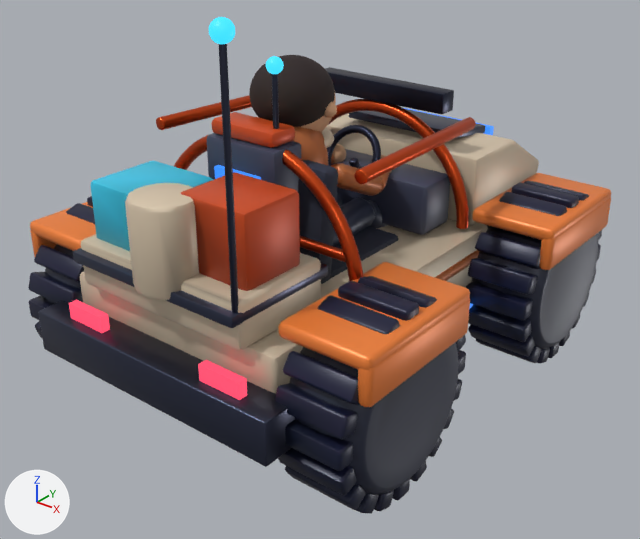
One commit to the glTF model public/game/rover.glb: the scene before it, then after it.
One viewpoint serves both versions: a 50 mm camera at (3.47, -4.49, 3.35) aimed at (0.09, -0.26, 0.73). The lights are fixed; the arrows at lower left show +X, +Y and +Z. The picture after the commit comes second. Where no turn or scale is listed for an object, it has been applied to the vertices. Vertices at exactly the same position are counted once.

Objects in the first picture: 'Rover_glow_cyan', 'Rover_glow_red', 'Rover_lit', 'Rover_metal', 'Rover_paint', 'wheel_FR', 'wheel_RL', 'wheel_RR' and 1 more.
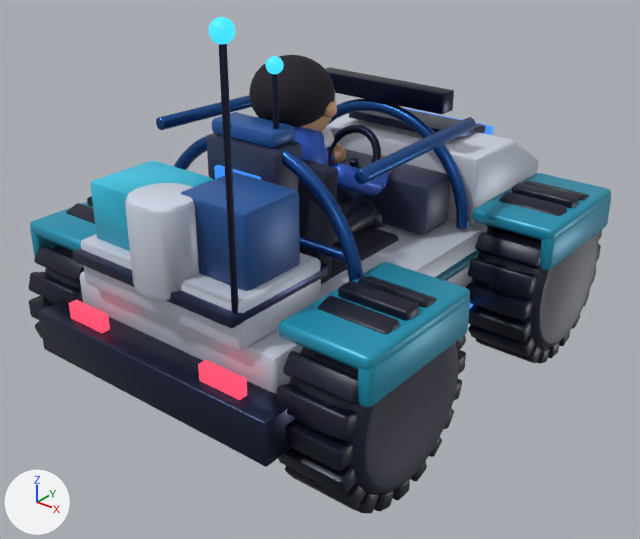
What differs and where, as boxes [x1, y1, x2, y2] in the pictures (640 x 539 px):
part 1 of me_rover_metal_mesh, recoloured: [63, 74, 485, 426] in both
part 2 of me_rover_paint_mesh, recoloured: [30, 112, 611, 407] in both

What changed in the scene script:
```text
Change me_rover_metal_mesh:
    where me_rover_metal_mesh.from_pydata(...)  # 4952 vertices, 9744 faces; spans x -1.08..1.08, y -1.78..1.78, z -1.12..1.12
    used by ob_rover_metal; location = (0.0, 0.0, 1.43)
    me_rover_metal_mesh part 1: 7821 kept faces spanning x -1.08..1.08, y -1.78..1.78, z -1.12..1.12 get new vertex colours
Change me_rover_paint_mesh:
    where me_rover_paint_mesh.from_pydata(...)  # 2248 vertices, 4376 faces; spans x -1.39..1.39, y -1.68..1.68, z -0.68..0.68
    used by ob_rover_paint; location = (0.0, -0.07, 1.18)
    me_rover_paint_mesh part 2: 4052 kept faces spanning x -1.39..1.39, y -1.68..1.68, z -0.68..0.68 get new vertex colours
```
